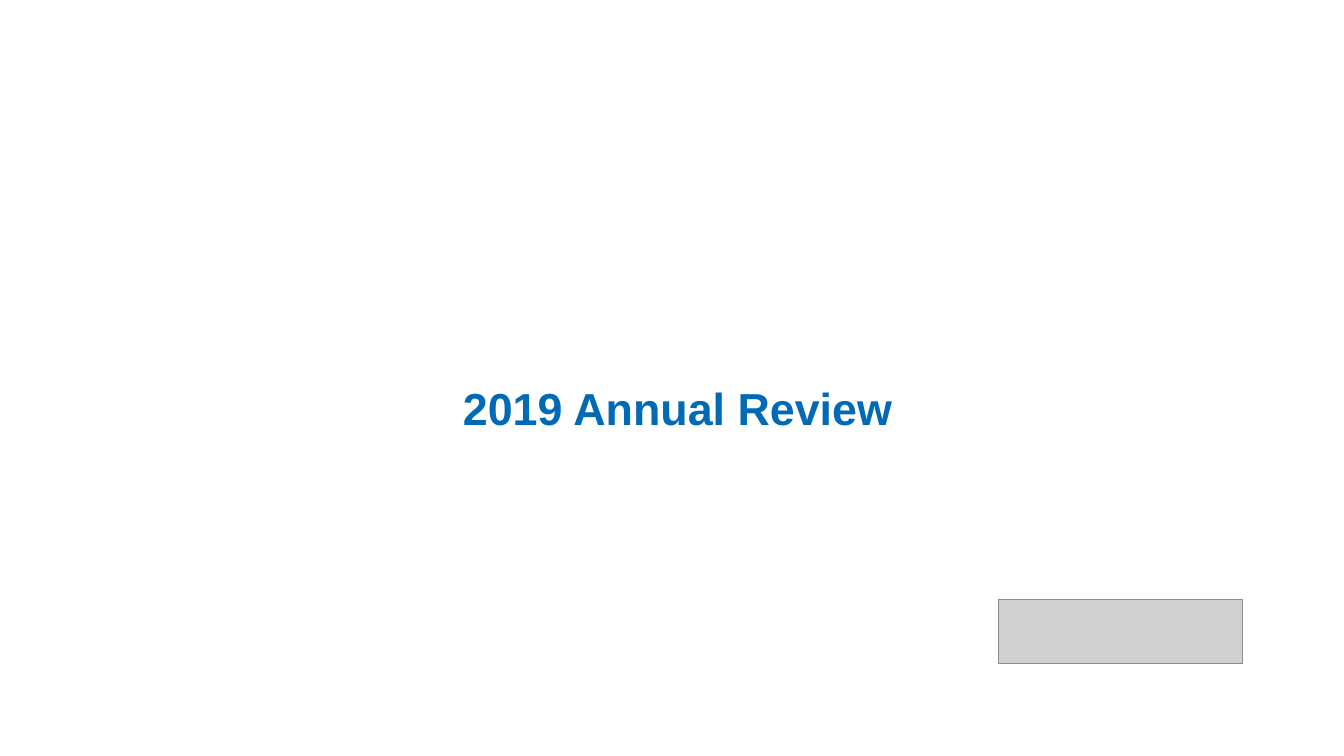
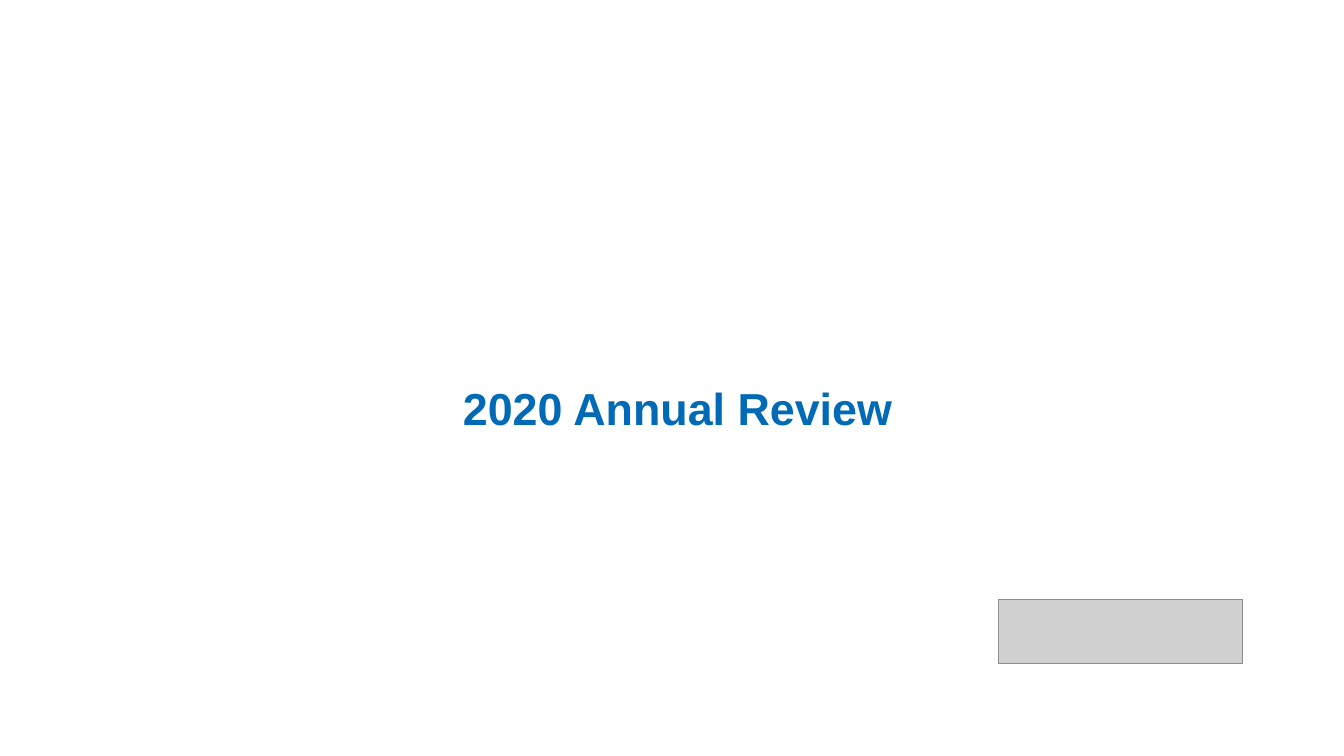
Before and after one commit to GeorgeChan20190501/Service_Monitor, a slide deck: slide 1 of src/main/resources/file/Metlife China Annual Review 20191112.pptx. Drawn at 1344x756 pixels with LibreOffice and Linux fonts; fonts in the diff are those of the drawing; grey boxes stand for pictures; background and template pictures are left out. Boxes give left, top, right and bottom in pixels: in the first picture for what was removed or moved away, otherwise in the second. Text is boxed around its words. In the diff, an @@ line names an element or a change of style, - is before the commit and + after.

Commit message:
fs

```diff
--- a/src/main/resources/file/Metlife China Annual Review 20191112.pptx
+++ b/src/main/resources/file/Metlife China Annual Review 20191112.pptx
@@ title at (463,392,892,426): text changed @@
-2019 Annual Review
+2020 Annual Review
```
